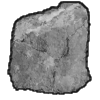
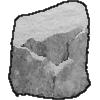
Layers edited between the first and the second 100x100 image:
added layer "snow outline" above "snow" over [8, 0, 91, 100]
added layer "snow" above "line" over [11, 1, 90, 77]
hid "line", painted on it over [7, 1, 92, 100]
painted on "Pasted Layer" over [8, 2, 91, 100]
